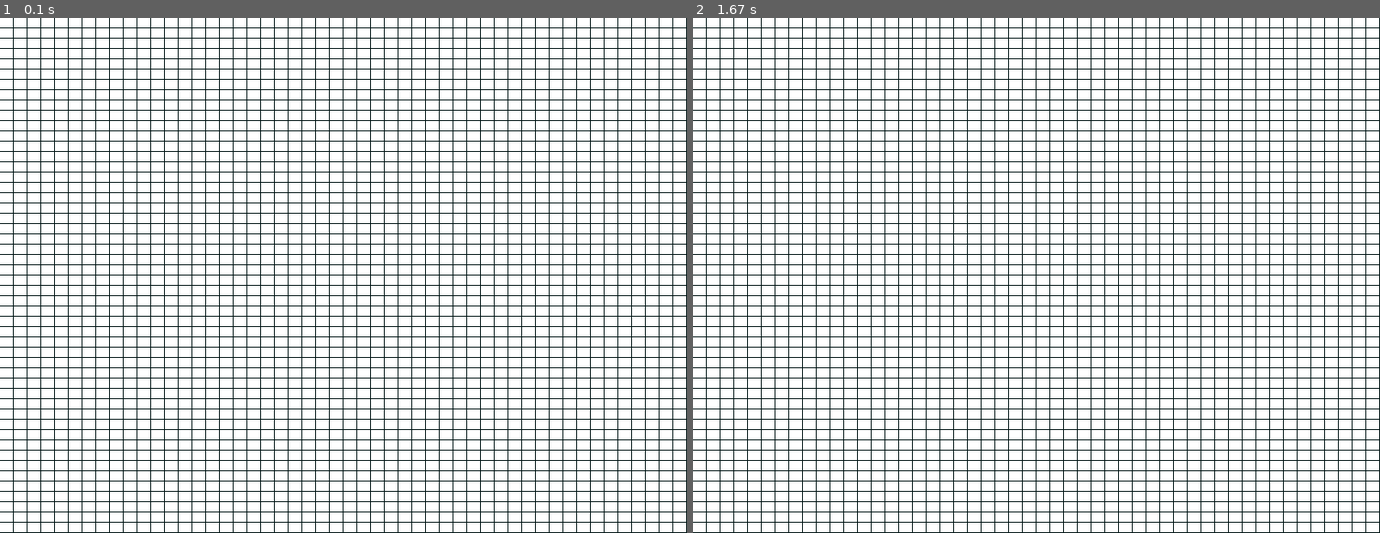
Above: before the commit, frames 1-2 (left to right).
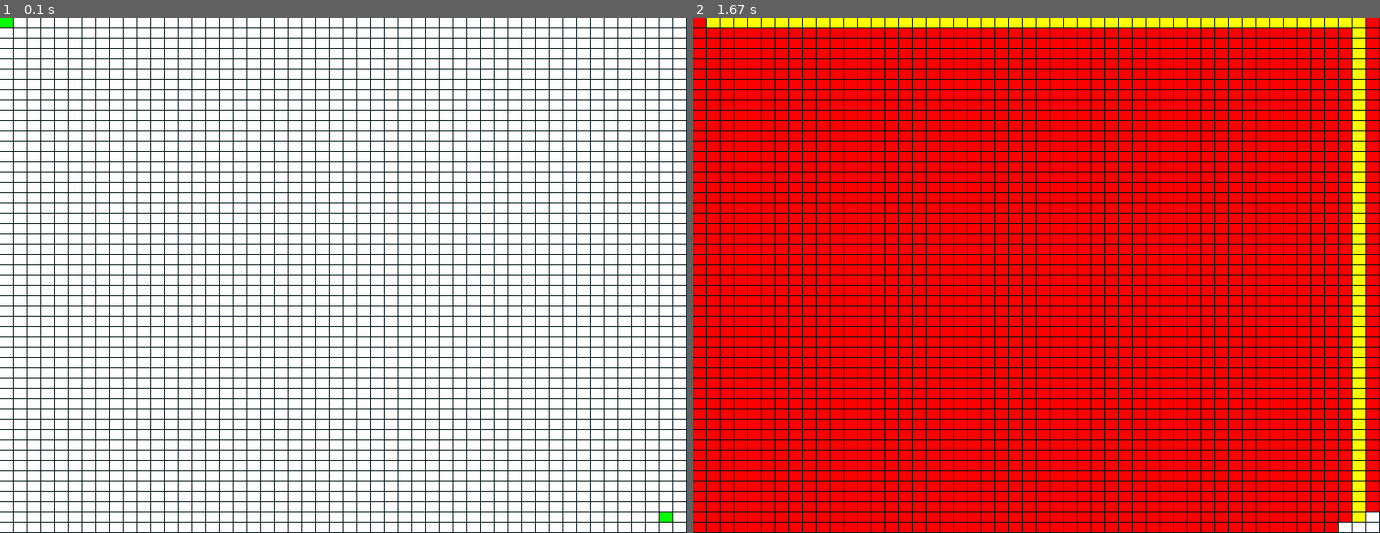
Above: after the commit, the same moments.

Repository: shihab-ahmed/AlgorithmVisualization
Game: pygame game, started from VisAStar.py
Same seed, same stepped clock (60 frames per second), same inputs: the game is played once before the commit and once after it.
Inputs (mouse positions are in pixels of both pictures, inside the frame that each line leads up to):
- Up to frame 1 (0.1 s): no input
- Up to frame 2 (1.67 s): hold P 0.33-0.8 s; click (1036, 306) at 0.88 s

The runs differ from the first frame. In frame 1, less than 0.1% of the frame differs, in the area x 0-98%, y 0-98%; in frame 2, 86%, in the area x 0-100%, y 0-100%.

Commit message:
VisAStar.py bfs working.

Diff:
--- a/VisAStar.py
+++ b/VisAStar.py
@@ -1,5 +1,7 @@
 import pygame
 import sys
+
+#https://github.com/nas-programmer/path-finding/blob/master/bfs.py
 
 pygame.init()
 
@@ -38,6 +40,20 @@
         self.rect = pygame.Rect(CELL_WIDTH * self.x, CELL_HEIGHT * self.y, CELL_WIDTH - 1, CELL_HEIGHT - 1)
         self.visited = False
         self.dist = 0
+        self.block = False
+
+    def add_neighbors(self, grid):
+        if self.x > 0:
+            self.neighbour.append(grid[self.x-1][self.y])
+            # print(i - 1, j)
+        if self.x < TOTAL_COL - 1:
+            self.neighbour.append(grid[self.x+1][self.y])
+            # print(i + 1, j)
+        if self.y > 0:
+            self.neighbour.append(grid[self.x][self.y-1])
+            # print(i, j-1)
+        if self.y < TOTAL_ROW - 1:
+            self.neighbour.append(grid[self.x][self.y+1])
 
     def DrawNode(self):
         pygame.draw.rect(WINDOW, WHITE, self.rect)
@@ -45,6 +61,10 @@
     def DrawSelected(self):
         #print(self.rect)
         pygame.draw.rect(WINDOW, GREEN, self.rect)
+
+    def DrawBlock(self):
+        # print(self.rect)
+        pygame.draw.rect(WINDOW, BLACK, self.rect)
 
     def DrawNeighbour(self):
         #print(self.rect)
@@ -55,29 +75,23 @@
         pygame.draw.rect(WINDOW, YELLOW, self.rect)
 
 
-def CreateGrid():
+def create_grid():
     for i in range(TOTAL_ROW):
-        nodeArr = []
+        arr = []
         for j in range(TOTAL_COL):
             node = Node(i, j)
             node.DrawNode()
-            nodeArr.append(node)
-            if i > 0:
-                node.neighbour.append(Node(i - 1, j))
-                #print(i - 1, j)
-            if i < TOTAL_COL - 1:
-                node.neighbour.append(Node(i + 1, j))
-                #print(i + 1, j)
-            if j > 0:
-                node.neighbour.append(Node(i, j - 1))
-                #print(i, j-1)
-            if j < TOTAL_ROW-1:
-                node.neighbour.append(Node(i, j + 1))
-                #print(i, j+1)
-        Grid.append(nodeArr)
+            arr.append(node)
+        Grid.append(arr)
 
 
-def MousePos(pos):
+def add_neighbor():
+    for i in range(TOTAL_ROW):
+        for j in range(TOTAL_COL):
+            Grid[i][j].add_neighbors(Grid)
+
+
+def mousePos(pos):
     col = pos[0] // CELL_WIDTH
     row = pos[1] // CELL_HEIGHT
 
@@ -105,43 +119,62 @@
                 Grid[p.x][p.y].neighbour[i].visited = True
                 Grid[p.x][p.y].neighbour[i].dist = p.dist + 1
                 Grid[p.x][p.y].neighbour[i].parentNode=p
-                #print(Grid[p.x][p.y].neighbour[i].parentNode)
+                print(Grid[p.x][p.y].neighbour[i].parentNode)
                 queue.append(Grid[p.x][p.y].neighbour[i])
     return - 1
 
-def ShowPath(source,dest,pos):
-    col = pos[0] // CELL_WIDTH
-    row = pos[1] // CELL_HEIGHT
-    print("Dist")
-    print(Grid[col][row].dist)
+def ShowPath():
+    for i in range(50):
+        for j in range(50):
+            print(Grid[i][j].block)
+
 
 def main():
     WINDOW.fill((0, 20, 20))
-    CreateGrid()
-    check = False
-    Source=None
-    Dest=None
+    create_grid()
+    add_neighbor()
+    isDrawingWall = True
+    source = Grid[0][0]
+    dest = Grid[48][48]
+    isPathFound = False
+    source.DrawSelected()
+    dest.DrawSelected()
+
     while True:
         for event in pygame.event.get():
             if event.type == pygame.QUIT:
                 close()
-            elif event.type == pygame.MOUSEBUTTONDOWN:
-                col = event.pos[0] // CELL_WIDTH
-                row = event.pos[1] // CELL_HEIGHT
-                #MousePos(event.pos)
-                if(Source==None):
-                    Source=Grid[col][row]
-                    print(Source)
-                elif(Dest==None):
-                    Dest = Grid[col][row]
-                    print(Dest)
-                if Source!=None and Dest!=None and not check:
-                    if(bfs(Source,Dest)>0):
-                        check =True
-                elif check:
-                    ShowPath(Source, Dest, event.pos)
+            if event.type == pygame.MOUSEBUTTONDOWN:
+                if isDrawingWall:
+                    col = event.pos[0] // CELL_WIDTH
+                    row = event.pos[1] // CELL_HEIGHT
+                    Grid[col][row].block = True
+                    Grid[col][row].DrawBlock()
+            if event.type == pygame.KEYDOWN:
+                if event.key == pygame.K_p:
+                    isDrawingWall = False
+                    queue.append(source)
+                    source.visited = True
+                    while len(queue) > 0 and not isPathFound:
+                        p = queue.pop(0)
+                        p.DrawNeighbour()
+                        if Grid[p.x][p.y] == dest:
+                            isPathFound=True
+                        for i in range(len(Grid[p.x][p.y].neighbour)):
+                            if Grid[p.x][p.y].neighbour[i].visited == False and not Grid[p.x][p.y].neighbour[i].block:
+                                Grid[p.x][p.y].neighbour[i].visited = True
+                                Grid[p.x][p.y].neighbour[i].dist = p.dist + 1
+                                Grid[p.x][p.y].neighbour[i].parentNode = p
+                                queue.append(Grid[p.x][p.y].neighbour[i])
+                    if isPathFound:
+                        current_node=dest
+                        while current_node!=source:
+                            current_node.DrawParent()
+                            current_node=current_node.parentNode
 
-        pygame.display.flip()
+
+
+        pygame.display.update()
 
 
 if __name__ == "__main__":
